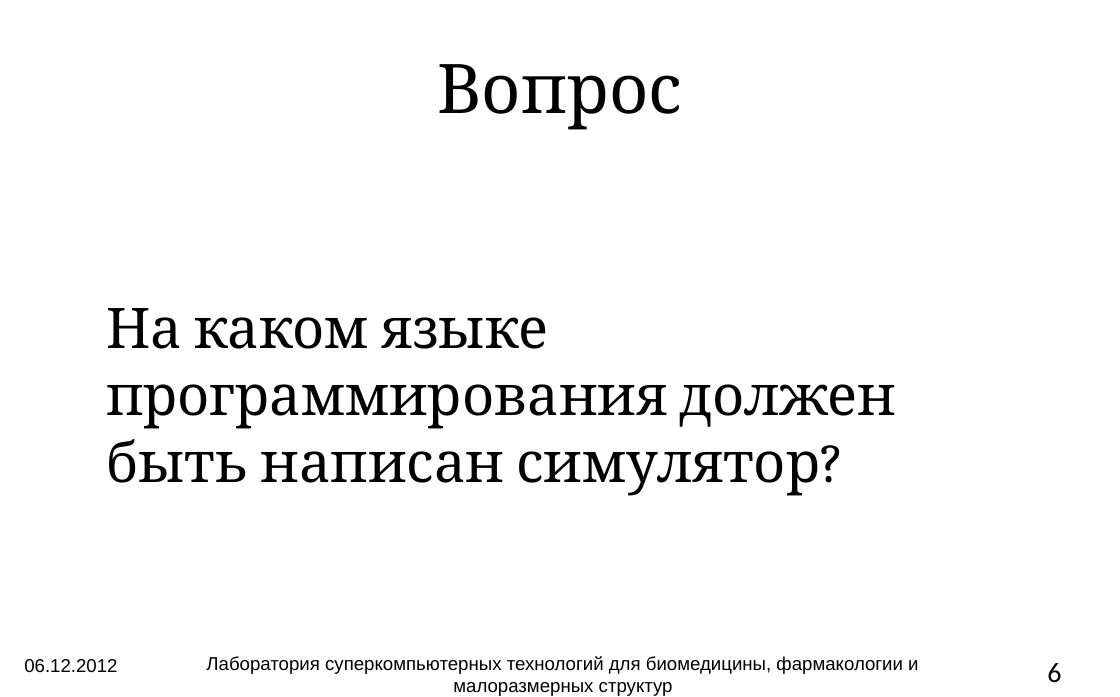
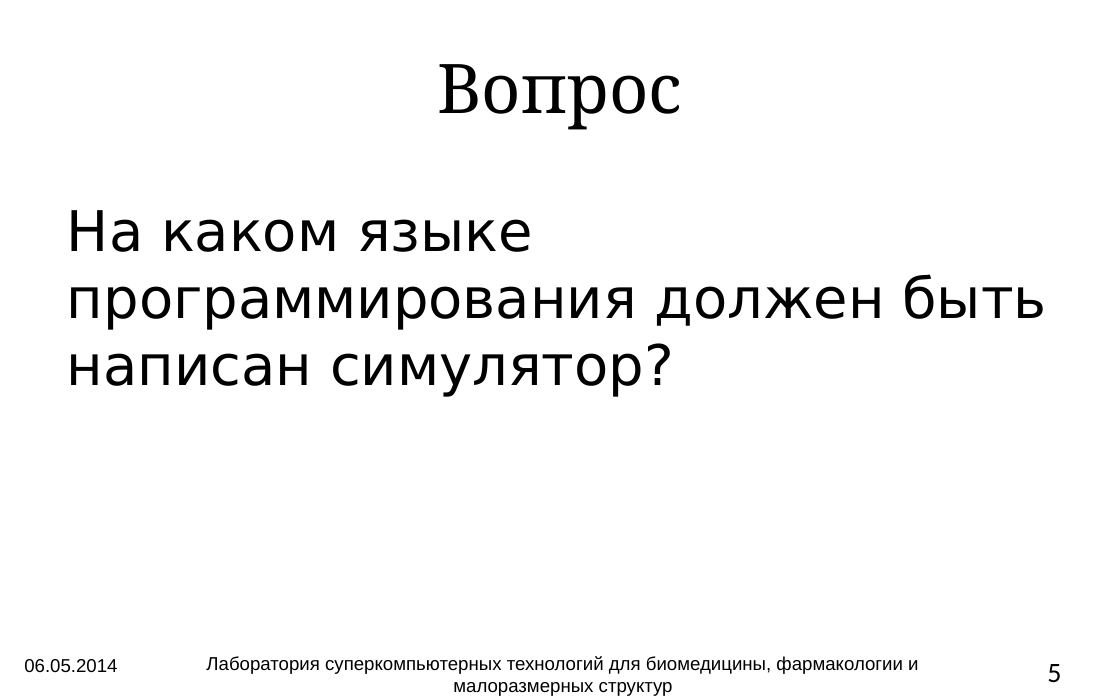
Before and after one commit to atakua/simlectures-archive, a slide deck: slide 5 of lecture12-languages/lecture12-languages.pptx (slide 6 before the commit). Drawn at 1120x697 pixels with LibreOffice and Linux fonts; fonts in the diff are those of the drawing; background and template pictures are left out. Boxes give left, top, right and bottom in pixels: in the first picture for what was removed or moved away, otherwise in the second. Text is boxed around its words. In the diff, an @@ line names an element or a change of style, - is before the commit and + after.

```diff
--- a/lecture12-languages/lecture12-languages.pptx
+++ b/lecture12-languages/lecture12-languages.pptx
@@ text "На каком языке программирования должен ...": place and size @@
-text "На каком языке программирования должен ..." at (106, 308, 897, 496)
+text "На каком языке программирования должен ..." at (67, 210, 1046, 397)
@@ text "На каком языке программирования должен ..." at (67, 210, 1046, 397): font Cambria to DejaVu Sans @@
@@ text at (24, 659, 117, 673): text changed @@
-06.12.2012
+06.05.2014
@@ page number at (1047, 664, 1061, 683): text changed @@
-6
+5
```
Also in this commit, not shown: 18 other slides changed, 1 slide removed, 1 other file.
